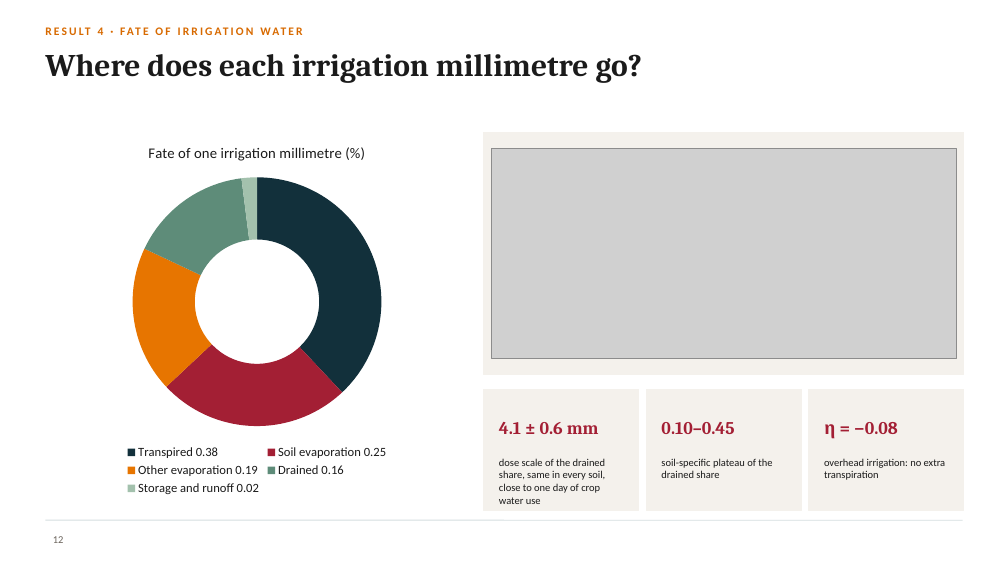
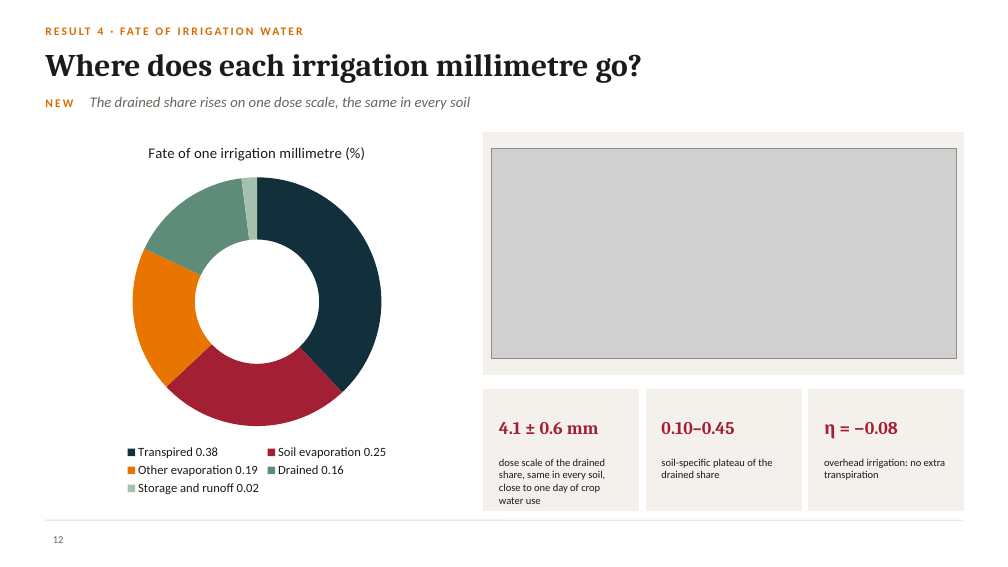
Before and after one commit to halilunaziru73-creator/Coupled-Water-Fluxes-Pore-Scale-Dynamics-Precision-Irrigation-Mulching-Feedback-Loops, a slide deck: slide 12 of Manuscripts/pdf/Supplementary/SWAFL_Presentation.pptx. Drawn at 1008x567 pixels with LibreOffice and Linux fonts; fonts in the diff are those of the drawing; grey boxes stand for pictures; background and template pictures are left out. Boxes give left, top, right and bottom in pixels: in the first picture for what was removed or moved away, otherwise in the second. Text is boxed around its words. In the diff, an @@ line names an element or a change of style, - is before the commit and + after.

```diff
--- a/Manuscripts/pdf/Supplementary/SWAFL_Presentation.pptx
+++ b/Manuscripts/pdf/Supplementary/SWAFL_Presentation.pptx
@@ text added at (45,97,470,110), 14 pt, text #6B645C, italic @@
+NEW The drained share rises on one dose scale, the same in every soil
```
Also in this commit, not shown: 10 other slides changed.
